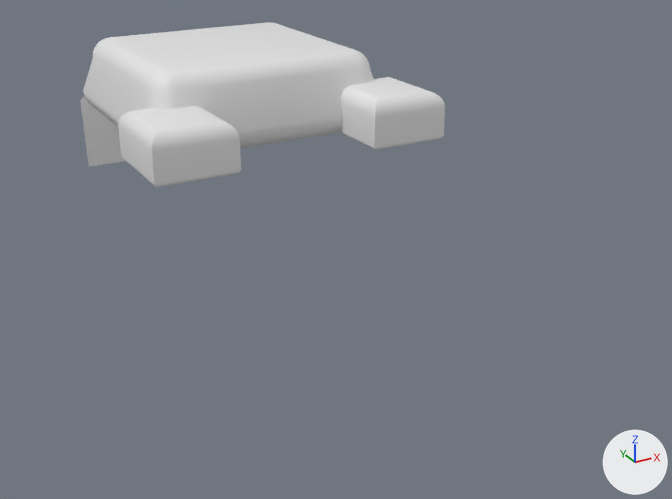
The OBJ model cosmodrone/assets/drone/streams.obj, before and after one commit.
Before and after are seen from a camera (50 mm lens) standing at (-0.766, -1.959, 0.691) and looking at (0.213, -0.179, -0.199). The axes (+X, +Y, +Z) are drawn at lower right. The lights are the same throughout. Where no turn or scale is listed for an object, it has been applied to the vertices.

Before the edit, the objects in view are built like this:
```python
me_cube_002_cube_078 = bpy.data.meshes.new('Cube.002_Cube.078')
me_cube_002_cube_078.from_pydata(...)  # 504 vertices, 988 faces; spans x -0.304..0.305, y -0.466..0.858, z -0.115..0.294
ob_cube_002_cube_078 = bpy.data.objects.new('Cube.002_Cube.078', me_cube_002_cube_078)
ob_cube_002_cube_078.location = (0.0, 0.0, 0.0)
```
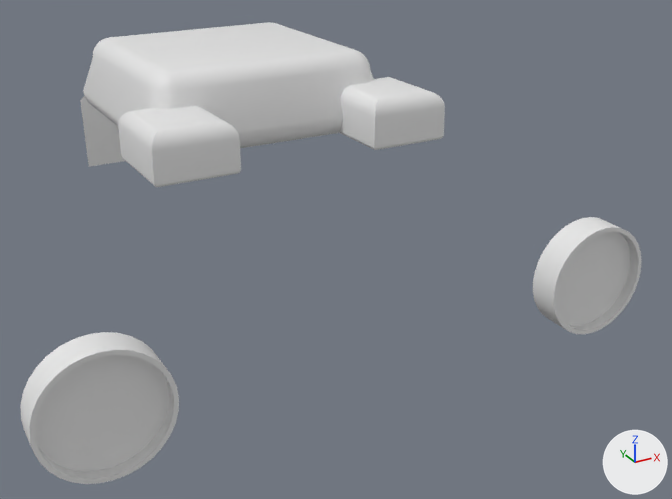
What changed in the scene script:
```text
Change me_cube_002_cube_078:
    used by ob_cube_002_cube_078; location = (0.0, 0.0, 0.0)
    remove me_cube_002_cube_078.from_pydata(...)  # 504 vertices, 988 faces; spans x -0.304..0.305, y -0.466..0.858, z -0.115..0.294
    add me_cube_002_cube_078.from_pydata(...)  # 760 vertices, 1492 faces; spans x -0.61..0.61, y -0.748..0.858, z -0.225..0.294
    me_cube_002_cube_078 part 1: a new loose piece of 128 vertices spanning x -0.61..-0.38, y -0.748..-0.686, z -0.225..0.005
    me_cube_002_cube_078 part 2: a new loose piece of 128 vertices spanning x 0.38..0.61, y -0.748..-0.686, z -0.225..0.005
```

Changed parts and their boxes [x1, y1, x2, y2] in the pictures (672 x 499 px):
'Cube.002_Cube.078', reshaped (70% wider, 179% taller)
    before: [80, 22, 445, 187]
    after: [20, 22, 642, 484]
part 1 of me_cube_002_cube_078, added
    after: [20, 332, 179, 484]
part 2 of me_cube_002_cube_078, added
    after: [533, 217, 642, 334]
